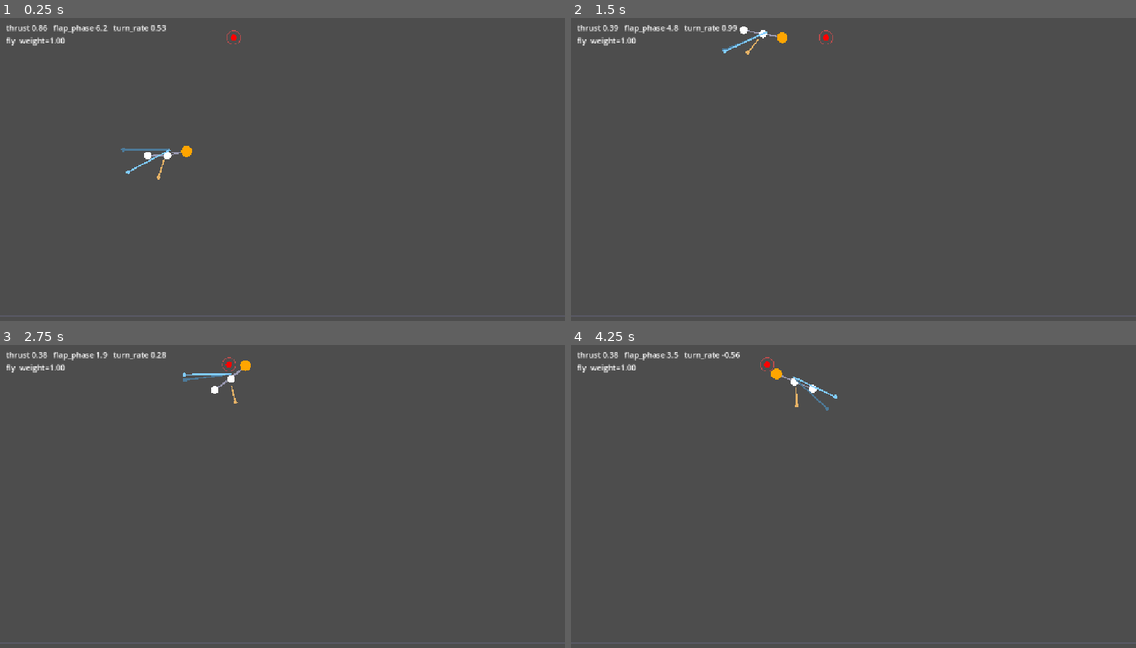
Above: before the commit, frames 1-4 (two rows, left to right).
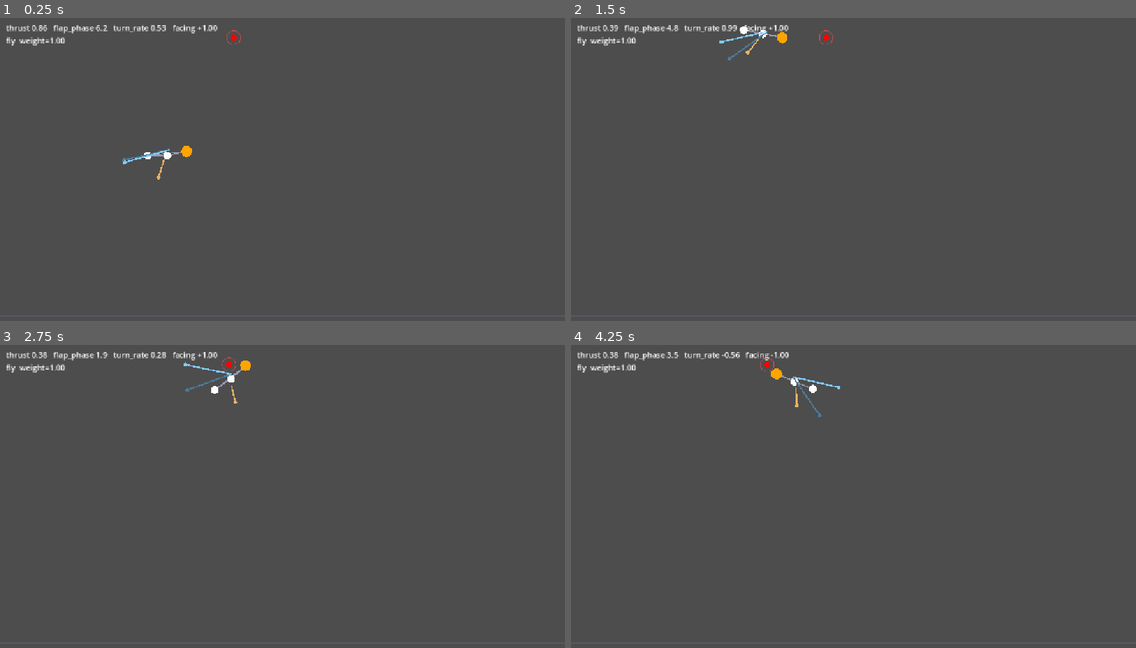
Above: after the commit, the same moments.

Repository: Dxtobi/another-world
Game: Godot game, scene res://creature_framework/dev/creature_test.tscn
Same seed, same stepped clock (60 frames per second), same inputs: the game is played once before the commit and once after it. This scene is started directly instead of the project's main scene.
Inputs (mouse positions are in pixels of both pictures, inside the frame that each line leads up to):
- Up to frame 1 (0.25 s): no input
- Up to frame 2 (1.5 s): tap Enter at 0.5 s; move the mouse to (977, 160) at 0.52 s; hold D (move_right) 0.53-1.25 s; hold W (jump) 0.53-1.25 s; click (977, 160) at 0.67 s; drag from (740, 193) to (825, 239) at 1.27 s
- Up to frame 3 (2.75 s): move the mouse to (339, 432) at 2.02 s; hold D (move_right) from 2.03 s (still down); hold W (jump) from 2.03 s (still down); tap Tab (portal_next) at 2.1 s
- Up to frame 4 (4.25 s): release D (move_right) at 2.75 s; release W (jump) at 2.75 s; drag from (825, 566) to (684, 457) at 2.77 s; move the mouse to (1023, 551) at 3.52 s; hold A (move_left) from 3.53 s (still down); hold W (jump) from 3.53 s (still down); tap V (vault) at 3.6 s

The runs differ from the first frame. In frame 1, 0.3% of the frame differs, in the area x 21-39%, y 2-52%; in frame 2, 0.2%; in frame 3, 0.3%; in frame 4, 0.3%.

Commit message:
T1: smooth facing, no single-frame limb pops
- Creature.facing (-1..+1) damped toward intent.look_dir.x (facing_rate tuning)
- dir_to_world uses facing instead of a spine-sign mirror: reversals pass through
  edge-on (foreshortening) and pitch is atan2-based, continuous through vertical
- fly wings fanned by lane so near/far are both readable in the debug view
- dev scene: 60 s self-terminating run, peak speed / peak tip-jump / NaN summary,
  BIGJUMP logging, facing in HUD

Measured: wings 153.9px -> 70px peak, legs 85.3px -> 26px at direction reversals.

Diff:
--- a/creature_framework/core/creature.gd
+++ b/creature_framework/core/creature.gd
@@ -15,6 +15,9 @@
 var thrust: float = 0.0
 var flap_phase: float = 0.0
 var turn_rate: float = 0.0
+## Damped facing in -1..+1. Sign = direction, |value| = how committed; it passes
+## smoothly through 0 on a reversal (the edge-on turn) instead of snapping.
+var facing: float = 1.0
 var limb_tip: PackedVector2Array = PackedVector2Array()
 
 var debug_draw: bool = true
@@ -37,6 +40,8 @@
     if body == null:
         return
     brain.think(self, intent, dt)
+    if absf(intent.look_dir.x) > 0.01:
+        facing = Steering.damp_f(facing, signf(intent.look_dir.x), tune(&"facing_rate", 9.0), dt)
     out.reset(body.pos.size(), rig.limbs.size())
     loco.update(dt, intent, out)
     for i in body.pos.size():
@@ -62,13 +67,17 @@
 
 
 ## Convert a vector in the spine frame (+x forward, +y belly) to world space.
-## Mirrors vertically when facing left so "belly" stays down.
+## Uses the damped `facing` value rather than a hard spine-sign test: a reversal
+## passes through edge-on (x collapses to 0) and pitch fades out with it, so
+## limbs foreshorten instead of mirroring in one frame.
 func dir_to_world(local_dir: Vector2) -> Vector2:
     var d: Vector2 = spine_dir()
-    var v: Vector2 = local_dir
-    if d.x < 0.0:
-        v.y = -v.y
-    return v.rotated(d.angle())
+    var f: Vector2 = d.normalized() if d.length_squared() > 0.0001 else Vector2(facing, 0.0)
+    # Pitch in the facing frame. atan2 against the facing-mirrored vector stays
+    # continuous through vertical (no wrap seam at +-90 degrees, which the spine
+    # crosses on hard climbs).
+    var pitch: float = atan2(f.y * facing, f.x * facing) * absf(facing)
+    return Vector2(local_dir.x * facing, local_dir.y).rotated(pitch)
 
 
 func anchor_pos(limb_index: int) -> Vector2:
--- a/creature_framework/dev/creature_test.gd
+++ b/creature_framework/dev/creature_test.gd
@@ -11,6 +11,12 @@
 var _max_speed_tick: float = 0.0
 var _bad_frames: int = 0
 var _start: float = 0.0
+var _prev_tips: PackedVector2Array = PackedVector2Array()
+var _max_tip_jump: float = 0.0
+var _tip_jump_window: float = 0.0
+var _elapsed: float = 0.0
+
+const RUN_SECONDS := 60.0
 
 
 func _ready() -> void:
@@ -45,6 +51,20 @@
 		if is_nan(creature.body.pos[i].x) or is_nan(creature.body.pos[i].y):
 			_bad_frames += 1
 	_max_speed_tick = maxf(_max_speed_tick, vmax)
+	_elapsed += dt
+	# Largest single-frame limb-tip move: a facing pop shows up here as ~2x reach.
+	# Skip the first frames: the pose is still being seeded from the anchors.
+	if _elapsed < 0.25:
+		_prev_tips = creature.limb_tip.duplicate()
+	else:
+		for i in creature.limb_tip.size():
+			var jump: float = _prev_tips[i].distance_to(creature.limb_tip[i])
+			_tip_jump_window = maxf(_tip_jump_window, jump)
+			_max_tip_jump = maxf(_max_tip_jump, jump)
+			if jump > 80.0:
+				print("BIGJUMP t=%.2f limb=%d kind=%s jump=%.1f facing=%.2f anchor_d=%.1f" \
+					% [_elapsed, i, creature.rig.limbs[i].kind, jump, creature.facing, creature.anchor_pos(i).distance_to(creature.body.pos[creature.rig.center_point])])
+	_prev_tips = creature.limb_tip.duplicate()
 	if _metrics_t >= 0.5:
 		_metrics_t = 0.0
 		var p: Vector2 = creature.body.pos[creature.rig.center_point]
@@ -52,14 +72,19 @@
 		var b: Brain = creature.brain
 		if b is DemoBrain:
 			regime = (b as DemoBrain).regime_label()
-		print("t=%05.1f regime=%-5s pos=%4.0f,%4.0f vmax=%5.0f thrust=%.2f flap=%.1f bad=%d" \
-			% [Time.get_ticks_msec() / 1000.0 - _start, regime, p.x, p.y, vmax, creature.thrust, creature.flap_phase, _bad_frames])
+		print("t=%05.1f regime=%-5s pos=%4.0f,%4.0f vmax=%5.0f thrust=%.2f flap=%.1f tipjump=%4.1f facing=%5.2f bad=%d" \
+			% [_elapsed, regime, p.x, p.y, vmax, creature.thrust, creature.flap_phase, _tip_jump_window, creature.facing, _bad_frames])
+		_tip_jump_window = 0.0
+	if _elapsed >= RUN_SECONDS:
+		print("SUMMARY t=%.1f peak_speed=%.0f peak_tip_jump=%.1f bad=%d errors=see_log" \
+			% [_elapsed, _max_speed_tick, _max_tip_jump, _bad_frames])
+		get_tree().quit()
 
 
 func _process(_dt: float) -> void:
 	queue_redraw()
 	var lines: PackedStringArray = PackedStringArray()
-	lines.append("thrust %.2f   flap_phase %.1f   turn_rate %.2f" % [creature.thrust, creature.flap_phase, creature.turn_rate])
+	lines.append("thrust %.2f   flap_phase %.1f   turn_rate %.2f   facing %+.2f" % [creature.thrust, creature.flap_phase, creature.turn_rate, creature.facing])
 	for l in creature.loco.locomotors:
 		lines.append("%s  weight=%.2f" % [l.id, l.weight])
 	label.text = "\n".join(lines)
--- a/creature_framework/locomotors/fly_locomotor.gd
+++ b/creature_framework/locomotors/fly_locomotor.gd
@@ -91,8 +91,9 @@
             var amp: float = wing_amp * (0.35 + 0.65 * c.thrust)
             var swing: float = sin(c.flap_phase - float(lm.lane) * 0.25) * amp
             # Sweep back through up and down, so the debug lines read as a beat
-            # (straight up looked like antennae).
-            var wing_dir: Vector2 = Vector2.from_angle(PI + swing)
+            # (straight up looked like antennae). The lane fan keeps the near and
+            # far wing from collapsing into one line.
+            var wing_dir: Vector2 = Vector2.from_angle(PI + swing + float(lm.lane) * 0.22)
             out.set_limb_target(i, anchor + c.dir_to_world(wing_dir) * lm.reach)
         elif lm.kind == &"leg":
             var leg_dir: Vector2 = Vector2(-0.45, 1.0).normalized()   # dangle down and back
--- /dev/null
+++ b/scenes/world/chain_test.tscn
@@ -0,0 +1,6 @@
+[gd_scene format=3 uid="uid://c3uykxrwtjn7p"]
+
+[ext_resource type="Script" path="res://scenes/world/chain_test.gd" id="1_chain"]
+
+[node name="ChainTest" type="Node2D" unique_id=1148781930]
+script = ExtResource("1_chain")
Not shown, changed: creature_framework/README.md
